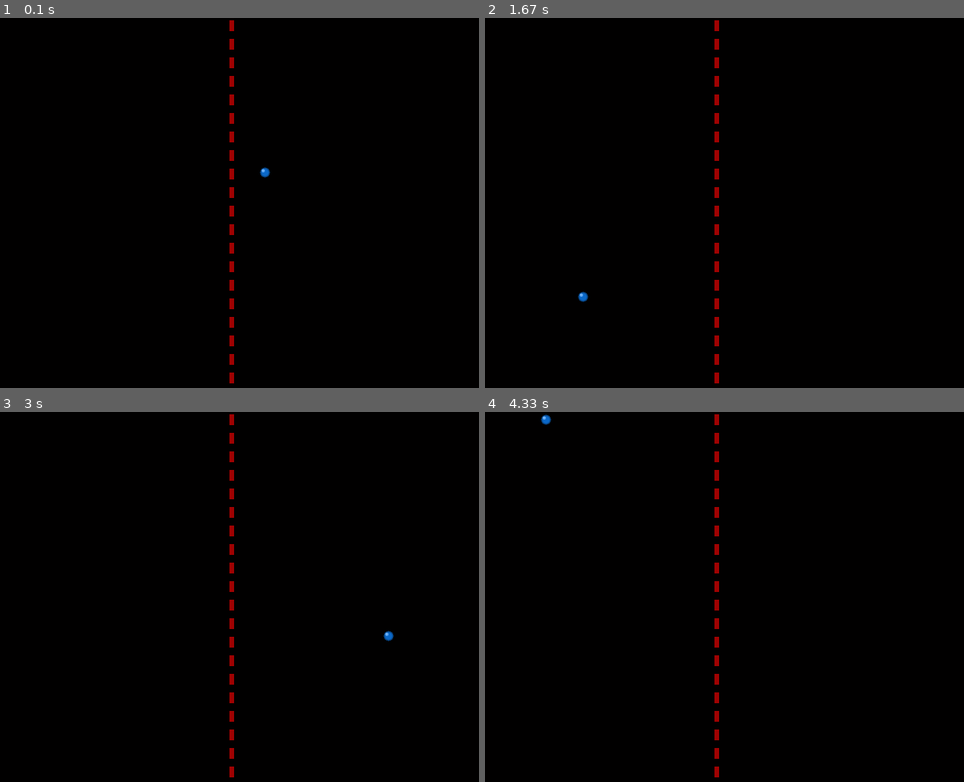
Above: before the commit, frames 1-4 (two rows, left to right).
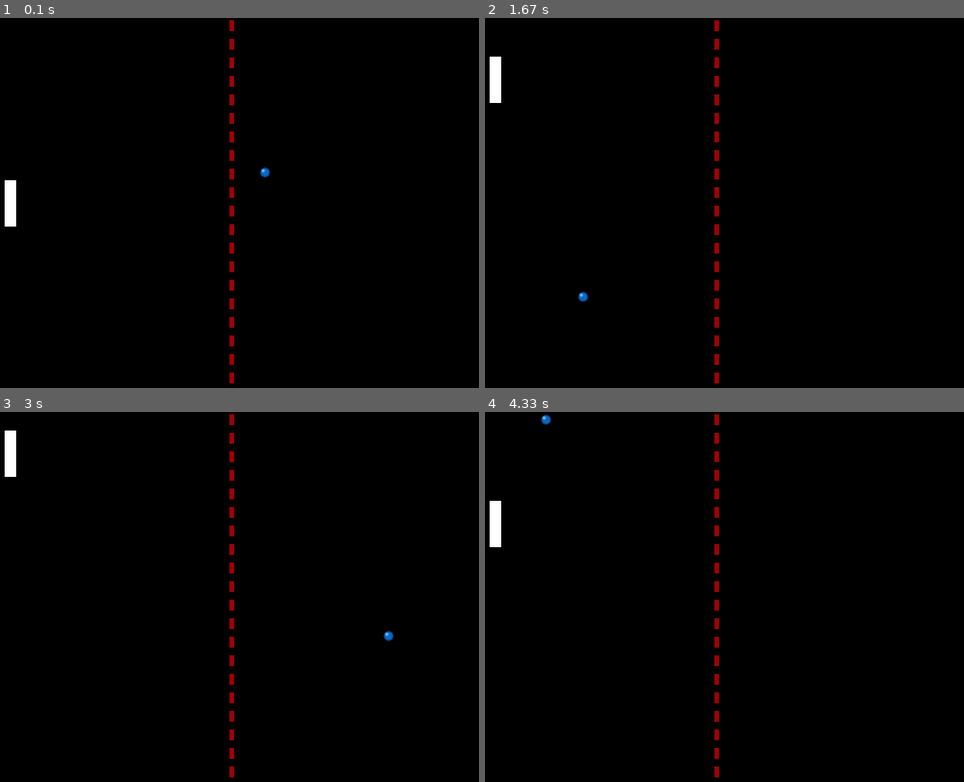
Above: after the commit, the same moments.

Repository: tulkas72/pygameProjs
Game: pygame game, started from gameObject.py
Same seed, same stepped clock (60 frames per second), same inputs: the game is played once before the commit and once after it.
Inputs:
- Up to frame 1 (0.1 s): no input
- Up to frame 2 (1.67 s): hold Up 0.33-0.8 s; hold Down 0.83-1.13 s; hold Up 1.17-1.53 s; hold Down from 1.57 s (still down)
- Up to frame 3 (3 s): release Down at 1.93 s; hold Up 1.97-2.27 s; hold Down 2.3-2.6 s; hold Up from 2.63 s (still down)
- Up to frame 4 (4.33 s): release Up at 3 s; hold Down 3.03-3.4 s; hold Up 3.43-3.73 s; hold Down 3.77-4.07 s; hold Up from 4.1 s (still down)

The runs differ from the first frame. In frame 1, 0.3% of the frame differs, in the area x 0-4%, y 43-57%; in frame 2, 0.3%; in frame 3, 0.3%; in frame 4, 0.3%.

Commit message:
Añadidas imagen y clase para la pala. Gestionadas pulsaciones de teclas para mover la pala. Todavía no hay colisiones.

Diff:
--- /dev/null
+++ b/Pasos.txt
@@ -0,0 +1,11 @@
+
+    Pygame I: Importar e inicializar
+    Pygame II: Creando una ventana
+    Pygame III: Cargar imágenes
+    Pygame IV: Creando Sprites
+    Pygame V: Moviendo Sprites
+    Pygame VI: Control del teclado
+    Pygame VII: Colisiones
+    Pygame VIII: Inteligencia artificial
+    Pygame IX: Sistema de puntuación
+    Pygame X: Fuentes tipográficas
--- a/gameObject.py
+++ b/gameObject.py
@@ -89,6 +89,49 @@
             self.speed[1] = -self.speed[1]
             self.rect.centery += self.speed[1] * time
 
+
+class Pala(pygame.sprite.Sprite):
+    """
+    Como vemos es casi idéntica a bola, salvo que ahora le pasamos el parámetro x para usarlo en self.rect.centerx,
+    esto es debido a que necesitamos dos palas una en la parte izquierda y otra en la derecha, con el parámetro x
+    definimos a que altura del eje x queremos colocar el Sprite.
+
+    Otro cambio es la velocidad, como la pala del Pong solo se mueve en el eje y no definimos velocidad para el eje x.
+    """
+    def __init__(self, x):
+        pygame.sprite.Sprite.__init__(self)
+        self.image = load_image("images/pala.png")
+        self.rect = self.image.get_rect()
+        self.rect.centerx = x
+        self.rect.centery = HEIGHT / 2
+        self.speed = 0.5
+
+    def mover(self, time, keys):
+        """
+        Recibe los parámetros self y time como el método actualizar de la bola y además recibe el parámetro keys que
+        luego definiremos y que es una lista con el valor booleano de las teclas pulsadas.
+
+        La línea 2 y 5 comprueban que la parte superior (en el caso de la linea 2) de la pala sea mayor o igual a 0 y
+        que la parte inferior de la pala (línea 5) sea menor o igual que que la altura de la ventana. Resumiendo
+        comprueban que la pala no se sale de la ventana.
+
+        La línea 3 comprueba si la constante K_UP de keys es 1, lo que querría decir que tenemos presionada la tecla
+        de la flecha hacia arriba del teclado.
+
+        La línea 5 en caso de tener la tecla presionada disminuye el valor de centery haciendo que la pala se mueva
+        hacia arriba.
+
+        La línea 6 y 7 hacen lo mismo, pero para abajo y aumentando el valor de centery.
+        :param time:
+        :param keys:
+        :return:
+        """
+        if self.rect.top >= 0:
+            if keys[K_UP]:
+                self.rect.centery -= self.speed * time
+        if self.rect.bottom <= HEIGHT:
+            if keys[K_DOWN]:
+                self.rect.centery += self.speed * time
 # ---------------------------------------------------------------------
 
 # Funciones
@@ -116,6 +159,7 @@
     pygame.display.set_caption("Pruebas Pygame")  # crear y abrir la ventana
     background_image = load_image('images/fondo_pong.png')  # cargar imagen
     bola = Bola()
+    pala_jug = Pala(30)
 
     # Ahora vamos a crear un reloj que controle el tiempo del juego, esto es
     # importante para el movimiento, pues sabemos cuanto tiempo a pasado desde
@@ -127,6 +171,7 @@
         # una interección del bucle, para ello dentro del bucle ponemos como primera línea:
         #60 nos da el "framerate"
         time=clock.tick(60)
+        keys = pygame.key.get_pressed() # controlar pulsación de teclas
         for eventos in pygame.event.get():  # manejo de eventos
             if eventos.type == QUIT:  # pygame.locals.QUIT
                 pygame.quit()
@@ -134,8 +179,10 @@
 
 
         bola.actualizar(time) #actualizar la posición de la bola antes de repintar
+        pala_jug.mover(time, keys)
         screen.blit(background_image, (0, 0)) # ponerla en la ventana, en la posición x=0,y=0
-        screen.blit(bola.image, bola.rect)
+        screen.blit(bola.image, bola.rect) #dibujar la bola
+        screen.blit(pala_jug.image, pala_jug.rect)#dibujar pala del jugador
         pygame.display.flip()  # actualiza la pantalla para que se muestre la imagen
     return 0
 
Binary file added: images/pala.png
